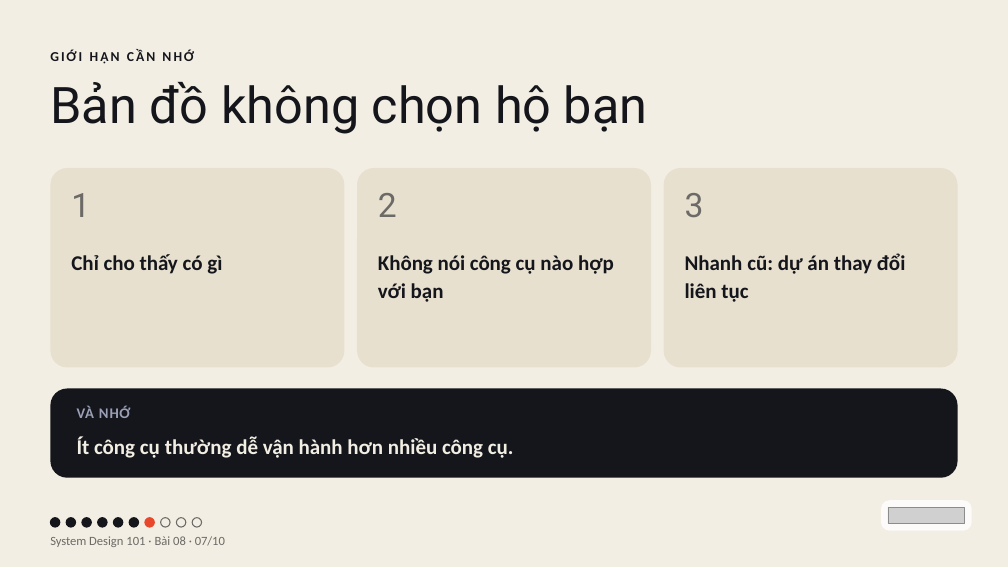
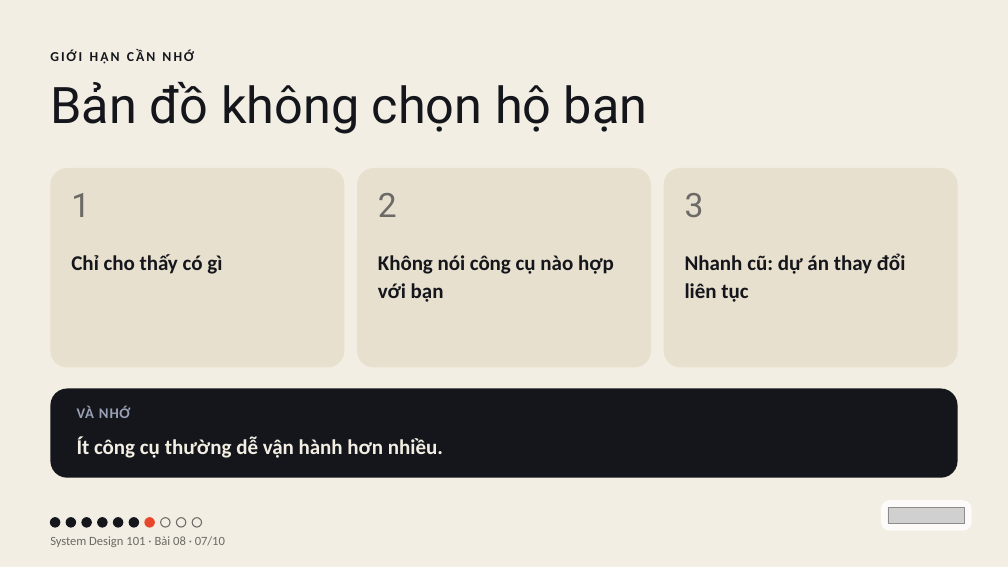
Before and after one commit to vohoailinh90/tool-marketing-studio, a slide deck: slide 7 of system-design-101/vi/lessons/sd-13-008/slides/sd-13-008.pptx. Drawn at 1008x567 pixels with LibreOffice and Linux fonts; fonts in the diff are those of the drawing; grey boxes stand for pictures. Boxes give left, top, right and bottom in pixels: in the first picture for what was removed or moved away, otherwise in the second. Text is boxed around its words. In the diff, an @@ line names an element or a change of style, - is before the commit and + after.

```diff
--- a/system-design-101/vi/lessons/sd-13-008/slides/sd-13-008.pptx
+++ b/system-design-101/vi/lessons/sd-13-008/slides/sd-13-008.pptx
@@ text at <box>77,437,443,458</box>: text changed @@
-Ít công cụ thường dễ vận hành hơn nhiều công cụ.
+Ít công cụ thường dễ vận hành hơn nhiều.
```
Also in this commit, not shown: 2 other slides changed, 4 other files.
